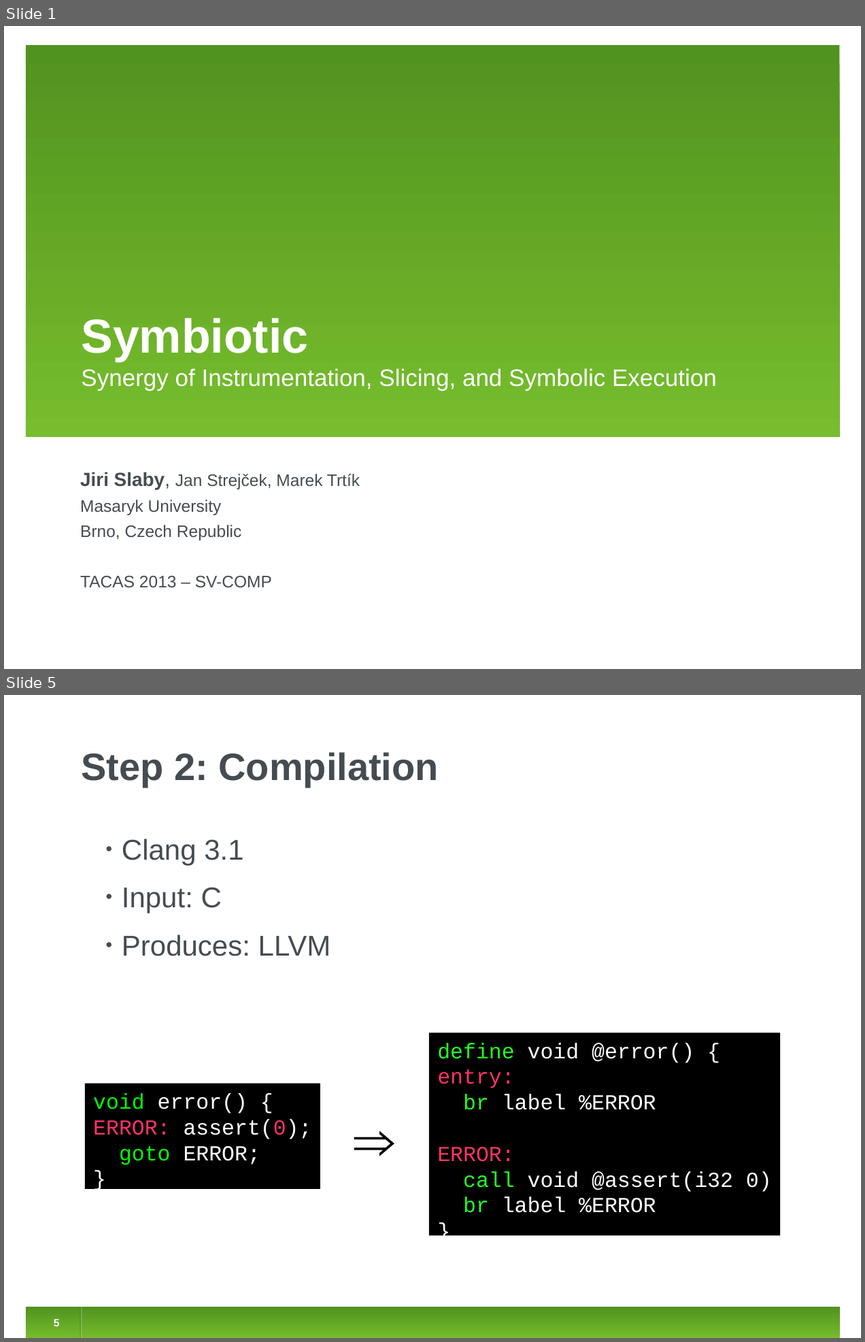
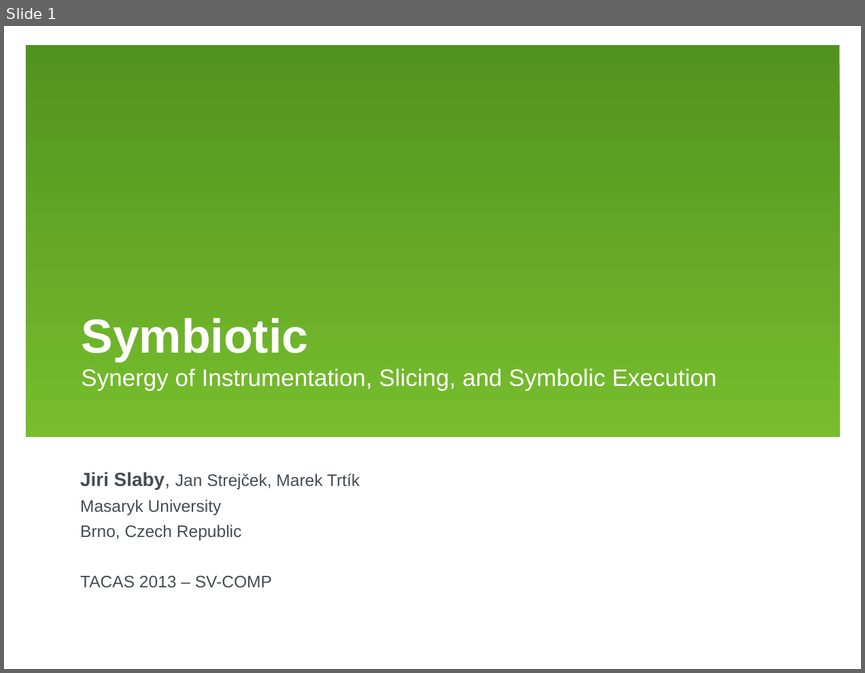
Before and after one commit to jirislaby/writings, a slide deck: presentations/tacas2013.odp. Shown one above the other, each under a label of ours: slides 1 and 5 before the commit, slide 1 after it; the slides between them are not shown. The pictures are 865x1342 and 865x673 pixels, drawn with LibreOffice and Linux fonts; fonts in the diff are those of the drawing. Boxes give left, top, right and bottom in pixels: in the first picture for what was removed or moved away, otherwise in the second. Text is boxed around its words. In the diff, an @@ line names an element or a change of style, - is before the commit and + after.

```diff
--- a/presentations/tacas2013.odp
+++ b/presentations/tacas2013.odp
@@ slide 5 removed at (4,695,861,1338), background #FFFFFF @@
@@ title removed at (81,752,439,787) @@
-Step 2: Compilation
@@ text removed at (122,838,331,956) @@
-• Clang 3.1
-• Input: C
-• Produces: LLVM
@@ rectangle removed at (429,1032,781,1236) @@
-define void @error() {
-entry:
-br label %ERROR
-ERROR:
-call void @assert(i32 0)
-br label %ERROR
-}
@@ rectangle removed at (84,1083,320,1189) @@
-void error() {
-ERROR: assert(0);
-goto ERROR;
-}
@@ text removed at (346,1098,411,1170) @@
-⇒
@@ rectangle removed at (26,1307,839,1338) @@
@@ page number removed at (54,1319,60,1326) @@
-5
@@ line removed from (80, 1307) to (80, 1338) @@
@@ line removed from (81, 1307) to (81, 1338) @@
```
Also in this commit, not shown: 4 slides changed, 8 slides added, 4 other slides removed.
